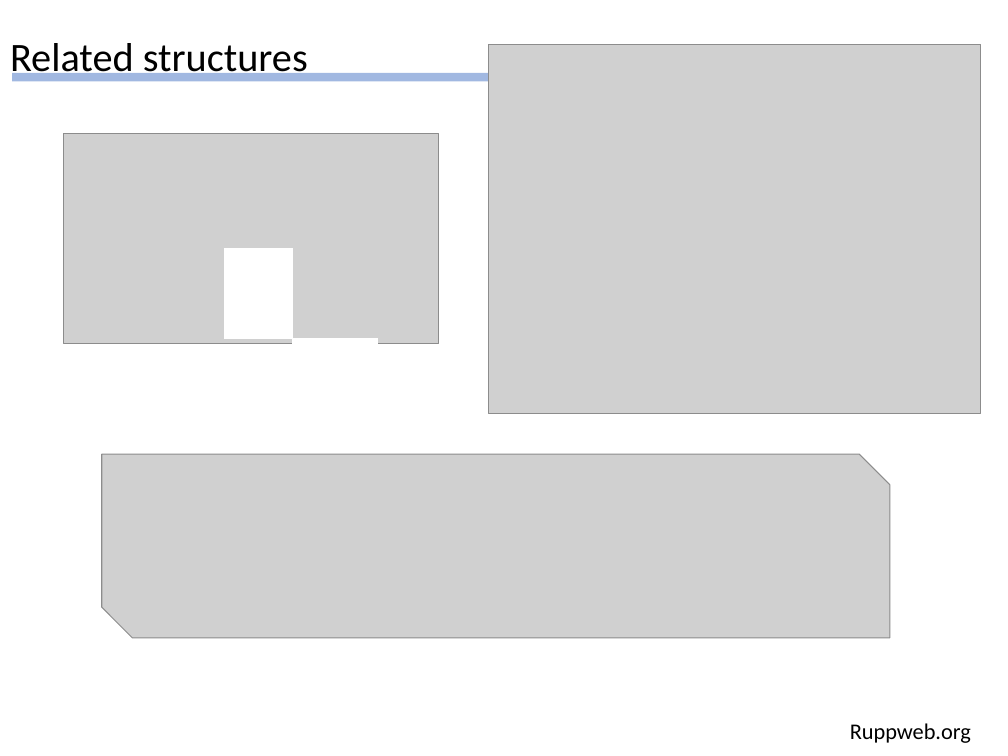
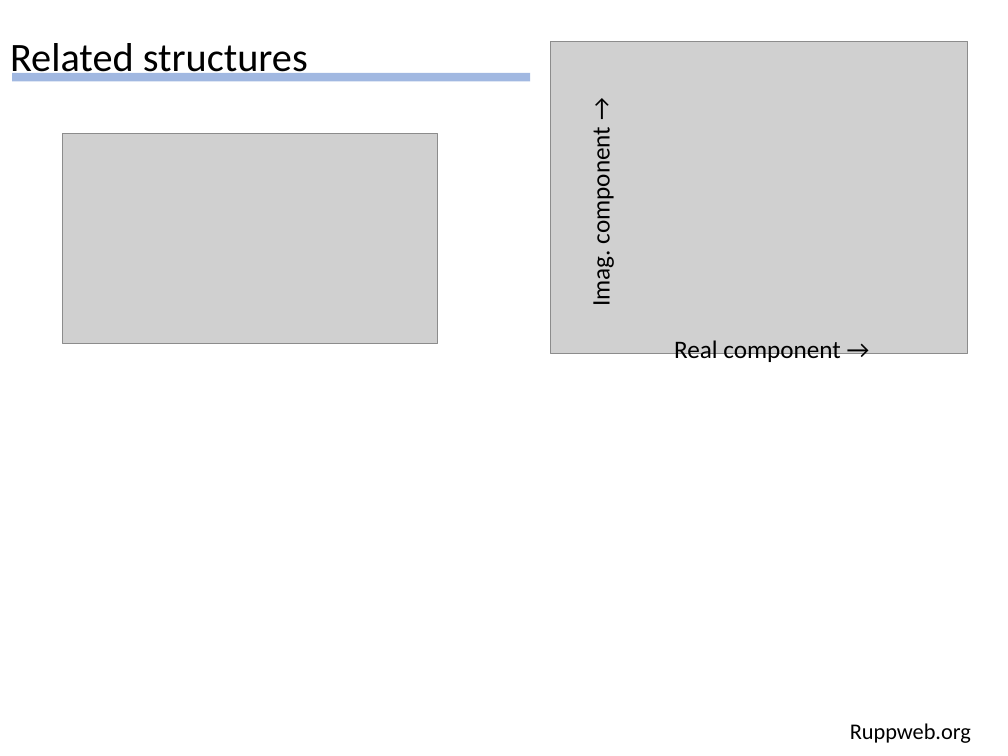
Before and after one commit to Hekstra-Lab/dw, a slide deck: slide 18 of Summary_of_findings_DH_20210218.pptx (slide 4 before the commit). Drawn at 1008x756 pixels with LibreOffice and Linux fonts; fonts in the diff are those of the drawing; grey boxes stand for pictures. Boxes give left, top, right and bottom in pixels: in the first picture for what was removed or moved away, otherwise in the second. Text is boxed around its words. In the diff, an @@ line names an element or a change of style, - is before the commit and + after.

```diff
--- a/Summary_of_findings_DH_20210218.pptx
+++ b/Summary_of_findings_DH_20210218.pptx
@@ picture: place and size @@
-picture at <box>489,44,982,413</box>
+picture at <box>551,41,968,354</box>
@@ text added at <box>586,138,617,304</box>, 18 pt, text #000000 @@
+Imag. component →
@@ rectangle removed at <box>225,249,293,340</box> @@
@@ rectangle removed at <box>292,339,377,425</box> @@
@@ text added at <box>674,340,841,365</box>, 18 pt, text #000000 @@
+Real component →
@@ picture removed at <box>102,455,890,638</box> @@
```
Also in this commit, not shown: 17 other slides changed, 49 slides added, 7 slides removed, 15 other files.
